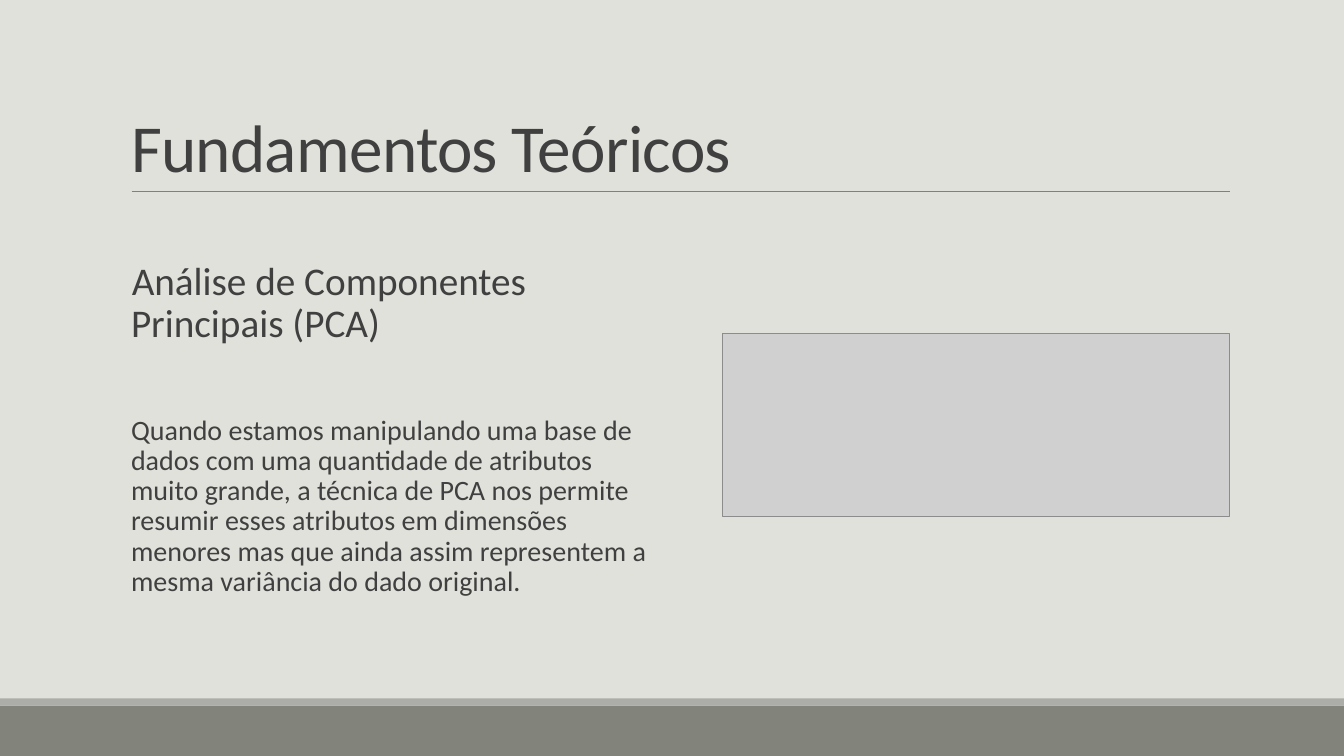
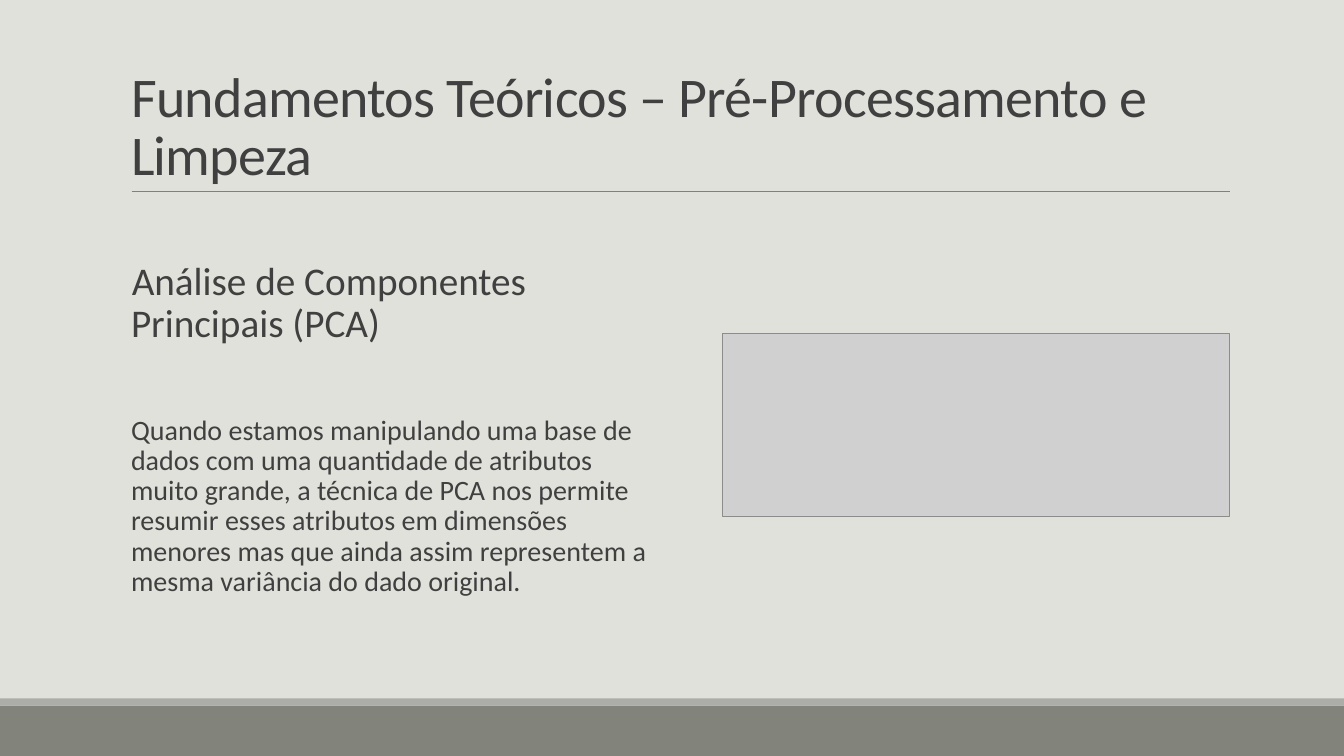
Before and after one commit to erikawa/client-segmentation, a slide deck: slide 13 of presentation/Análise de agrupamento de perfis de clientes de.pptx (slide 11 before the commit). Drawn at 1344x756 pixels with LibreOffice and Linux fonts; fonts in the diff are those of the drawing; grey boxes stand for pictures. Boxes give left, top, right and bottom in pixels: in the first picture for what was removed or moved away, otherwise in the second. Text is boxed around its words. In the diff, an @@ line names an element or a change of style, - is before the commit and + after.

```diff
--- a/presentation/Análise de agrupamento de perfis de clientes de.pptx
+++ b/presentation/Análise de agrupamento de perfis de clientes de.pptx
@@ title at (x1=131, y1=78, x2=1147, y2=184): text changed; size 48 to 40 pt @@
-Fundamentos Teóricos
+Fundamentos Teóricos – Pré-Processamento e Limpeza
```
Also in this commit, not shown: 6 other slides changed, 1 slide added, 1 other file.
